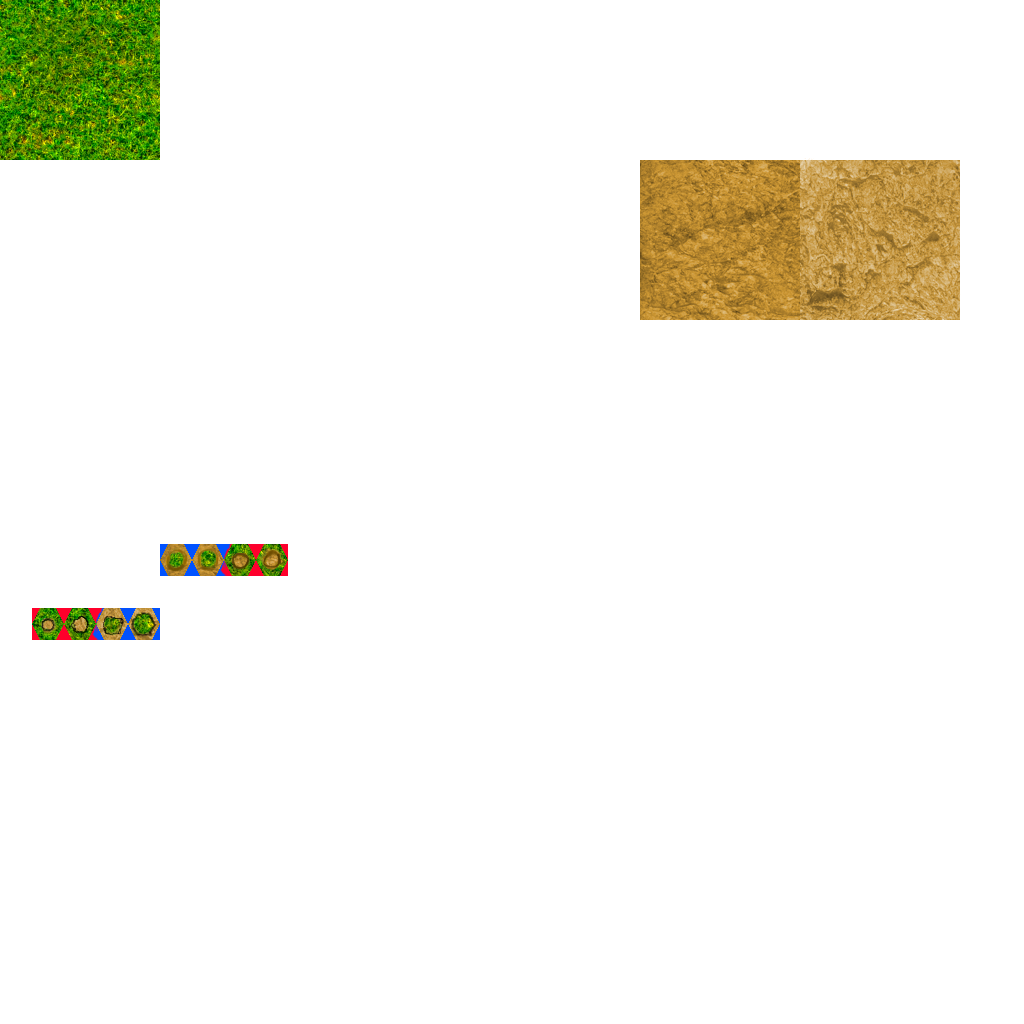
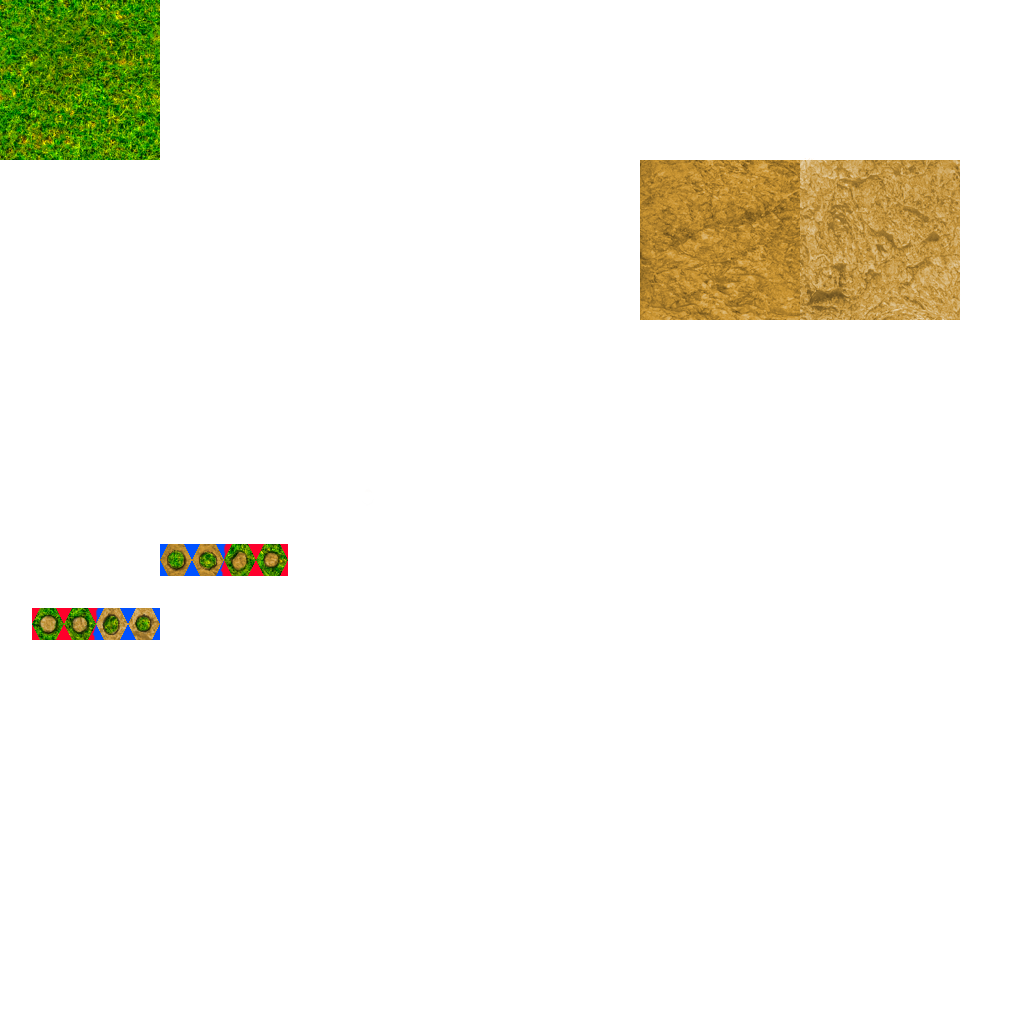
Layered file, before and after one edit (1024×1024). Changes by layer:
pixels changed over (x1=38, y1=490, x2=371, y2=640) (layer not identified)
